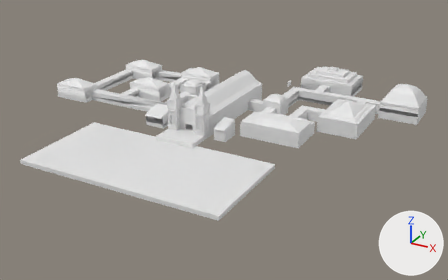
What one commit did to the FBX model Assets/Models/MapaIglesiaNuevo.fbx.
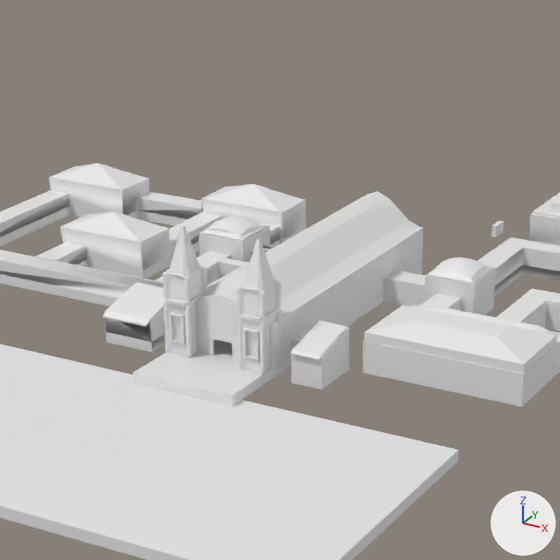
Each version appears first whole from a camera (50 mm lens) standing at (147.5, -263.3, 116.7) and looking at (9.3, -12.0, -8.9), and next in a close-up on the part from 24% to 70% of the width and 0% to 73% of the height. The lights are fixed; the arrows at lower right show +X, +Y and +Z. The first two pictures are the older version. Where no turn or scale is listed for an object, it has been applied to the vertices. Vertices at exactly the same position are counted once.

Before the edit, the objects in view are built like this:
```python
me_cube_004 = bpy.data.meshes.new('Cube.004')
me_cube_004.from_pydata(...)  # 208 vertices, 143 faces; spans x -10.0..10.0, y -43.1..30.0, z -1.0..15.1
me_cube_030 = bpy.data.meshes.new('Cube.030')
me_cube_030.from_pydata(...)  # 2280 vertices, 2278 faces; spans x -2.7..2.7, y -3.4..3.4, z -1.0..22.0
me_cube_040 = bpy.data.meshes.new('Cube.040')
me_cube_040.from_pydata(...)  # 2280 vertices, 2278 faces; spans x -2.7..2.7, y -3.4..3.4, z -1.0..22.0
me_cube_065 = bpy.data.meshes.new('Cube.065')
me_cube_065.from_pydata(...)  # 131 vertices, 122 faces; spans x -5.04..5.01, y -6.06..5.0, z -1.0..7.44
ob_biblioteca = bpy.data.objects.new('Biblioteca', me_cube_065)
ob_biblioteca.location = (-20.0, -25.0, 0.0)
ob_nave = bpy.data.objects.new('Nave', me_cube_004)
ob_nave.location = (0.0, 0.0, 0.0)
ob_torre_entrada = bpy.data.objects.new('Torre entrada', me_cube_030)
ob_torre_entrada.location = (-7.4, -30.0, 2.0)
ob_torre_entrada_002 = bpy.data.objects.new('Torre entrada.002', me_cube_040)
ob_torre_entrada_002.location = (7.6, -30.0, 2.0)
# also in view: 'Cube.013' at (37.7, 65.1, 5.6); 'Cube.005' at (45.1, 9.9, 1.7); 'Cube.011' at (-39.9, 20.3, 1.5); 'Cube.008' at (-53.7, -4.8, 1.5); 'Cruce Oeste' at (-25.0, 15.2, 4.3)
```
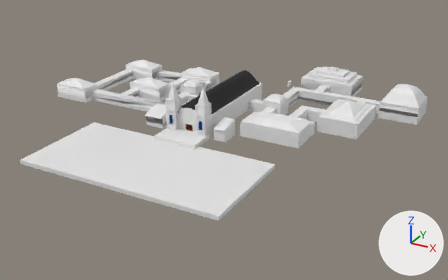
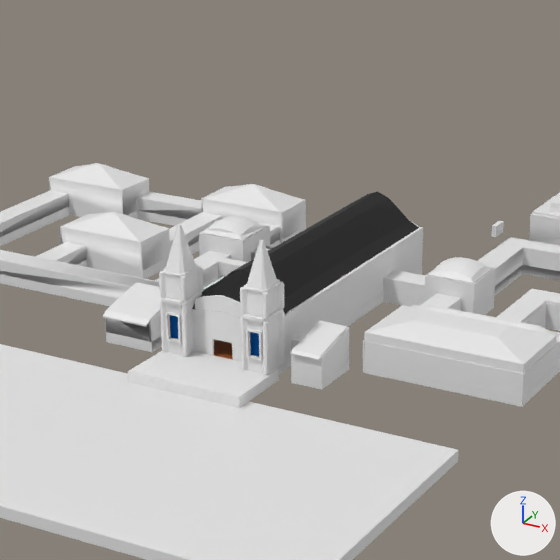
What differs and where, as boxes [x1, y1, x2, y2] in the close-ups (560 x 560 px):
'Nave', reshaped
    before: [133, 192, 423, 406]
    after: [128, 192, 423, 408]
'Torre entrada.002', moved
    before: [237, 239, 282, 374]
    after: [240, 240, 285, 375]
'Torre entrada', moved
    before: [162, 225, 207, 358]
    after: [159, 225, 203, 357]
part 1 of me_cube_004, reshaped
    before: [198, 227, 423, 406]
    after: [128, 227, 423, 408]
part 2 of me_cube_004, recoloured (white to black)
    before: [204, 192, 419, 316]
    after: [192, 192, 419, 314]
part 3 of me_cube_004, recoloured (white to brown)
    before: [214, 339, 232, 359]
    after: [195, 339, 232, 359]

The change in detail:
Material 'Iglesia_Piso_Entrada' (mat_iglesia_piso_entrada) is new.
Its base color is (0.8, 0.8, 0.8) (white #e7e7e7).
Its roughness is 1.0.
Material 'Iglesia_Techo' (mat_iglesia_techo) is new.
Its base color is (0.0, 0.0, 0.0) (black #000000).
Material 'Iglesia_Interior' (mat_iglesia_interior) is new.
Its base color is (0.8, 0.8, 0.8) (white #e7e7e7).
Its roughness is 0.664.
Material 'Iglesia_Piso_Interior' (mat_iglesia_piso_interior) is new.
Its base color is (0.338, 0.0806, 0.0133) (brown #9d501e).
Material 'Iglesia_Entrada' (mat_iglesia_entrada) is new.
Its base color is (0.8, 0.8, 0.8) (white #e7e7e7).
Its roughness is 0.541.
me_cube_004 is used by ob_nave; location (0.0, 0.0, 0.0).
me_cube_004 had 208 vertices, 143 faces and spanned x -10.0..10.0, y -43.1..30.0, z -1.0..15.1.
me_cube_004 now has 220 vertices, 155 faces and spans x -11.1..11.3, y -43.1..30.0, z -1.0..15.1.
Part 1, on me_cube_004:
4 faces are deleted.
3 vertices in x -9.4..9.4, y -30.0, z 9.0..10.0 move by (0.0, 0.0, -0.4).
6 new vertices lie (-1.1, 0.0, 0.0) away from vertices in x -10.0, y -43.1..-30.0, z -1.0..1.0.
6 new vertices lie (1.3, 0.0, 0.0) away from vertices in x 10.0, y -43.1..-30.0, z -1.0..1.0.
6 new faces join them, mat_iglesia_interior (white #e7e7e7).
10 new faces join them, mat_iglesia_piso_entrada (white #e7e7e7).
me_cube_004 part 2: 34 faces spanning x -9.4..9.4, y -30.0..29.4, z 8.6..15.1 switch from no material to mat_iglesia_techo (black #000000).
me_cube_004 part 3: 1 face spanning x -9.4..9.4, y -30.0..29.4, z 1.0 switches from no material to mat_iglesia_piso_interior (brown #9d501e).
me_cube_004 gains material mat_iglesia_interior (white #e7e7e7).
me_cube_004 gains material mat_iglesia_entrada (white #e7e7e7).
me_cube_004 gains material mat_iglesia_piso_entrada (white #e7e7e7).
me_cube_004 gains material mat_iglesia_piso_interior (brown #9d501e).
Object 'Torre entrada' (ob_torre_entrada) moves from (-7.4, -30.0, 2.0) to (-8.2, -30.0, 2.0).
Object 'Torre entrada.002' (ob_torre_entrada_002) moves from (7.6, -30.0, 2.0) to (8.2, -30.0, 2.0).
